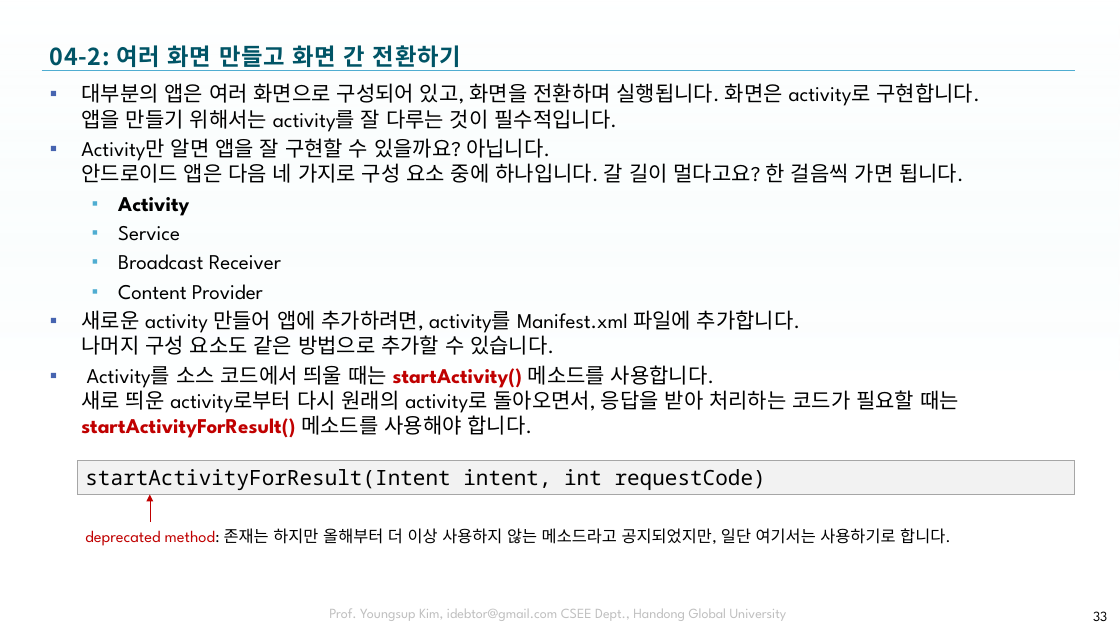
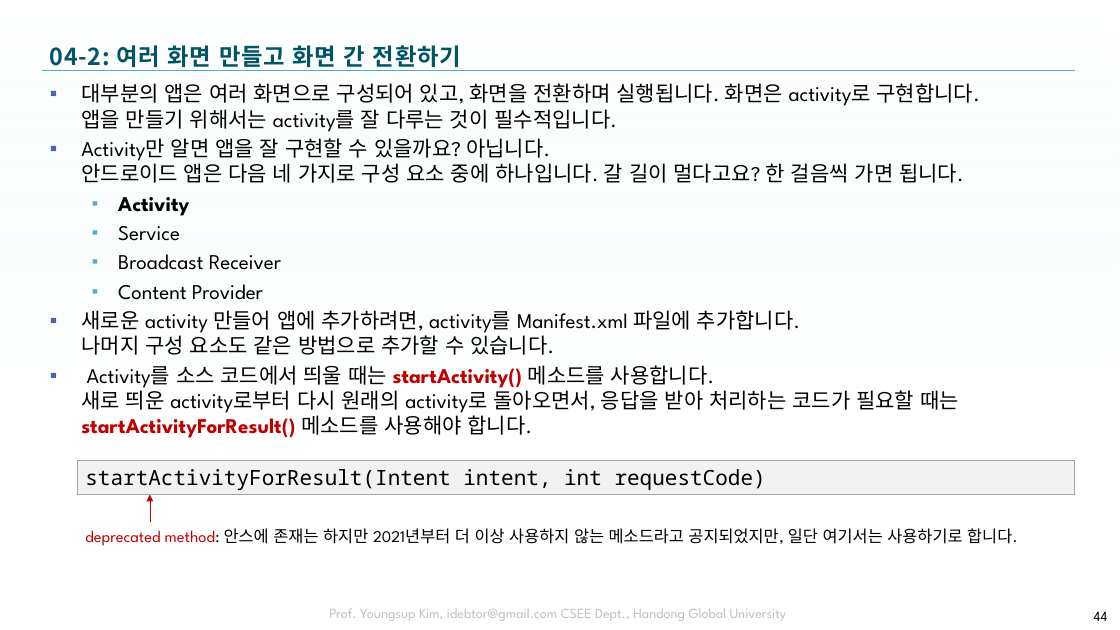
Before and after one commit to tae7841/HuStarAS, a slide deck: slide 44 of ppts/04Activity.pptx (slide 33 before the commit). Drawn at 1120x630 pixels with LibreOffice and Linux fonts; fonts in the diff are those of the drawing; background and template pictures are left out. Boxes give left, top, right and bottom in pixels: in the first picture for what was removed or moved away, otherwise in the second. Text is boxed around its words. In the diff, an @@ line names an element or a change of style, - is before the commit and + after.

```diff
--- a/ppts/04Activity.pptx
+++ b/ppts/04Activity.pptx
@@ text at [85, 528, 1018, 546]: text changed @@
-deprecated method: 존재는 하지만 올해부터 더 이상 사용하지 않는 메소드라고 공지되었지만, 일단 여기서는 사용하기로 합니다.
+deprecated method: 안스에 존재는 하지만 2021년부터 더 이상 사용하지 않는 메소드라고 공지되었지만, 일단 여기서는 사용하기로 합니다.
@@ page number at [1094, 611, 1108, 621]: text changed @@
-33
+44
```
Also in this commit, not shown: 11 other slides changed, 12 slides added.
